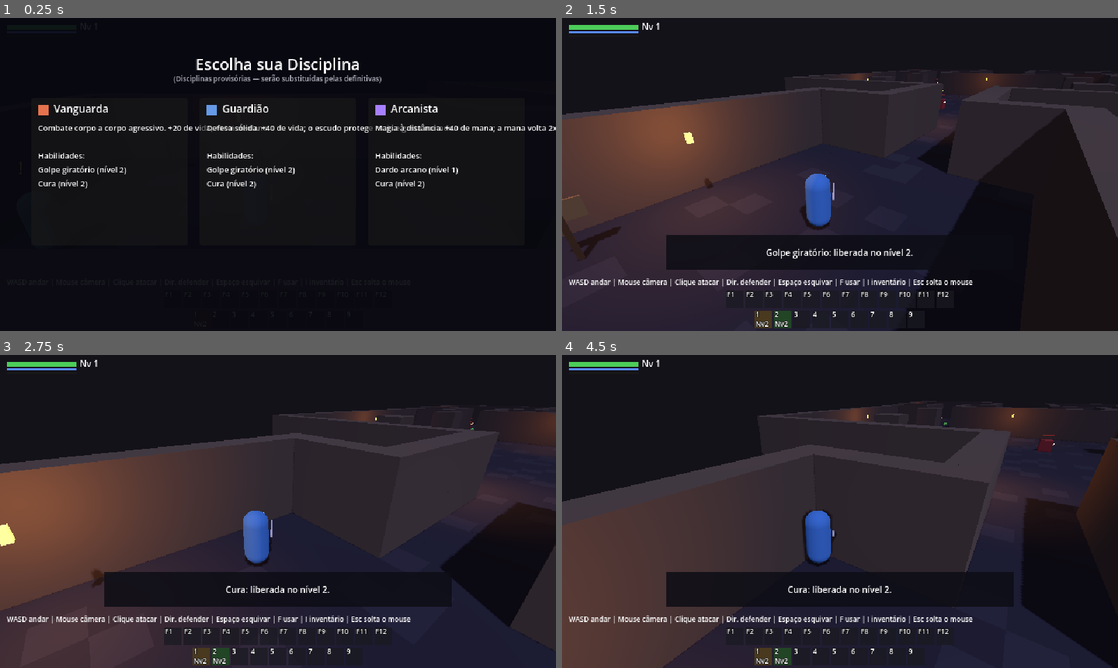
Above: before the commit, frames 1-4 (two rows, left to right).
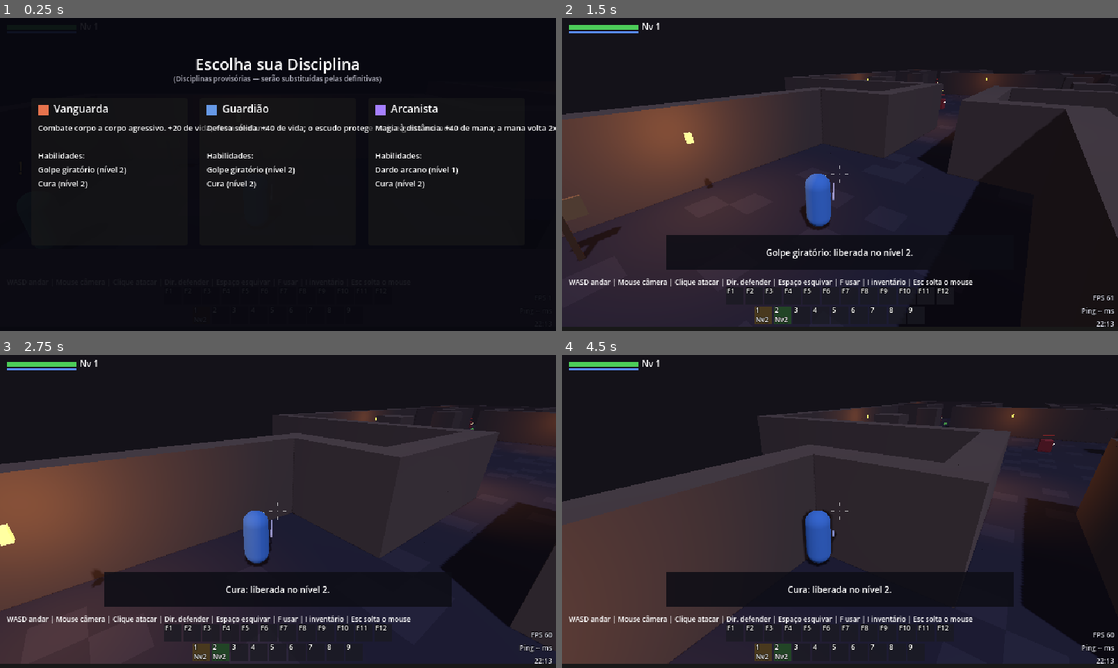
Above: after the commit, the same moments.

Repository: crisz-source/ALYSPERIN
Game: Godot game, scene res://game/world/areas/prototype_area/prototype_area.tscn
Two runs of this game, one before a commit and one after it. Both use one fixed random seed, a clock stepped at 60 frames per second and the inputs below.
Inputs (mouse positions are in pixels of both pictures, inside the frame that each line leads up to):
- Up to frame 1 (0.25 s): no input
- Up to frame 2 (1.5 s): click "Vanguarda" at 0.5 s; tap Enter (ui_accept) at 1.25 s; move the mouse to (867, 174) at 1.27 s; hold W (move_up) from 1.28 s (still down); tap 1 (ability_1) at 1.35 s; click (867, 174) at 1.42 s
- Up to frame 3 (2.75 s): keep holding W (move_up); tap Enter (ui_accept) at 1.52, 2.27 s; move the mouse to (250, 511) at 2.02 s; tap 2 (ability_2) at 2.1 s; click (250, 511) at 2.17 s
- Up to frame 4 (4.5 s): keep holding W (move_up); move the mouse to (851, 505) at 2.77 s; tap 3 (ability_3) at 2.85 s; click (851, 505) at 2.92 s; move the mouse to (834, 517) at 3.52 s; tap 4 (ability_4) at 3.6 s; click (834, 517) at 3.67 s; tap Enter (ui_accept) at 3.77, 4.25 s; move the mouse to (878, 514) at 4.27 s; tap 5 (ability_5) at 4.35 s; click (878, 514) at 4.42 s

The runs differ from the first frame. In frame 2, 1.5% of the frame differs, in the area x 0-100%, y 47-100%; in frame 3, 2.0%; in frame 4, 2.0%.

Commit message:
Mira no centro, zoom da câmera, animação de nível, barra de exp. no rodapé, FPS/Ping/hora
- Mira estilo ação: livre (branca) e mirando (vermelha) sem travar no inimigo
- Roda do mouse aproxima/afasta a câmera (3,5 a 14 m)
- Asas douradas e coroa ao subir de nível
- Barra de experiência por toda a largura embaixo; FPS, Ping (--) e hora
- Testes: 18/18 novos + 7 suítes 3D

Co-Authored-By: Claude Opus 5.5 <noreply@anthropic.com>

Diff:
--- /dev/null
+++ b/game/actors/player/level_up_effect.gd
@@ -0,0 +1,101 @@
+class_name LevelUpEffect
+extends Node3D
+## Efeito de subir de nível (PROVISÓRIO: formas simples, sem arte): duas asas
+## douradas se abrem atrás do personagem e uma coroa surge acima da cabeça,
+## com um brilho; depois tudo sobe um pouco e some. Filho do modelo do jogador.
+##
+## Só apresentação: criado pelo Player ao subir de nível e se apaga sozinho.
+
+const GOLD := Color(1.0, 0.82, 0.3)
+const DURATION: float = 1.8
+const HEAD_HEIGHT: float = 2.15
+
+var _material: StandardMaterial3D
+var _wings: Array[Node3D] = []
+var _crown: Node3D
+var _light: OmniLight3D
+
+
+func _ready() -> void:
+	_material = StandardMaterial3D.new()
+	_material.albedo_color = GOLD
+	_material.emission_enabled = true
+	_material.emission = GOLD
+	_material.emission_energy_multiplier = 2.5
+	_material.transparency = BaseMaterial3D.TRANSPARENCY_ALPHA
+	_material.shading_mode = BaseMaterial3D.SHADING_MODE_UNSHADED
+	_material.cull_mode = BaseMaterial3D.CULL_DISABLED
+	for side: float in [-1.0, 1.0]:
+		_wings.append(_build_wing(side))
+	_crown = _build_crown()
+	_light = OmniLight3D.new()
+	_light.light_color = GOLD
+	_light.omni_range = 4.0
+	_light.light_energy = 3.0
+	_light.position = Vector3(0, 1.4, 0)
+	add_child(_light)
+	_animate()
+
+
+## Asa: três "penas" achatadas em leque, presas nas costas (o modelo olha para
+## -Z, então +Z é atrás; o efeito é filho do modelo e gira junto).
+func _build_wing(side: float) -> Node3D:
+	var wing := Node3D.new()
+	wing.position = Vector3(side * 0.25, 1.35, 0.3)
+	add_child(wing)
+	for i in 3:
+		var feather := MeshInstance3D.new()
+		var mesh := PrismMesh.new()
+		mesh.size = Vector3(0.28, 1.0 - i * 0.18, 0.03)
+		feather.mesh = mesh
+		feather.material_override = _material
+		feather.position = Vector3(side * (0.35 + i * 0.22), 0.1 - i * 0.12, 0)
+		feather.rotation_degrees = Vector3(0, 0, -side * (50.0 + i * 18.0))
+		feather.cast_shadow = GeometryInstance3D.SHADOW_CASTING_SETTING_OFF
+		wing.add_child(feather)
+	wing.scale = Vector3(0.05, 0.05, 0.05)
+	return wing
+
+
+## Coroa: anel com cinco pontas acima da cabeça.
+func _build_crown() -> Node3D:
+	var crown := Node3D.new()
+	crown.position = Vector3(0, HEAD_HEIGHT, 0)
+	add_child(crown)
+	var ring := MeshInstance3D.new()
+	var torus := TorusMesh.new()
+	torus.inner_radius = 0.2
+	torus.outer_radius = 0.26
+	ring.mesh = torus
+	ring.material_override = _material
+	crown.add_child(ring)
+	for i in 5:
+		var spike := MeshInstance3D.new()
+		var prism := PrismMesh.new()
+		prism.size = Vector3(0.1, 0.18, 0.04)
+		spike.mesh = prism
+		spike.material_override = _material
+		var angle: float = TAU * i / 5.0
+		spike.position = Vector3(cos(angle) * 0.23, 0.1, sin(angle) * 0.23)
+		spike.rotation.y = -angle + PI / 2.0
+		crown.add_child(spike)
+	crown.scale = Vector3.ZERO
+	return crown
+
+
+func _animate() -> void:
+	var tween := create_tween()
+	tween.set_parallel(true)
+	for wing: Node3D in _wings:
+		tween.tween_property(wing, "scale", Vector3.ONE, 0.35).set_trans(Tween.TRANS_BACK).set_ease(Tween.EASE_OUT)
+	tween.tween_property(_crown, "scale", Vector3.ONE, 0.4).set_trans(Tween.TRANS_BACK).set_ease(Tween.EASE_OUT).set_delay(0.1)
+	tween.tween_property(_crown, "rotation:y", TAU, DURATION)
+	tween.tween_property(self, "position:y", 0.4, DURATION - 0.6).set_delay(0.6)
+	tween.tween_property(_material, "albedo_color:a", 0.0, 0.6).set_delay(DURATION - 0.6)
+	tween.tween_property(_light, "light_energy", 0.0, DURATION)
+	tween.chain().tween_callback(queue_free)
+
+
+## Para testes: o efeito tem asas e coroa montadas.
+func part_count() -> Dictionary:
+	return {"wings": _wings.size(), "crown_spikes": _crown.get_child_count() - 1}
--- a/game/actors/player/player.gd
+++ b/game/actors/player/player.gd
@@ -796,7 +796,9 @@
 
 func _on_leveled_up(new_level: int) -> void:
 	_apply_growth()
-	FloatingText.spawn(self, "Nível %d!" % new_level, global_position + Vector3.UP * (TEXT_HEIGHT + 0.5), LEVEL_UP_COLOR)
+	FloatingText.spawn(self, "Nível %d!" % new_level, global_position + Vector3.UP * (TEXT_HEIGHT + 0.8), LEVEL_UP_COLOR)
+	# Filho do modelo (que gira com o personagem): as asas ficam sempre nas costas.
+	_model.add_child(LevelUpEffect.new())
 
 
 ## Movimento pedido (teclas) convertido para o mundo, relativo à câmera:
--- a/game/actors/player/player_camera.gd
+++ b/game/actors/player/player_camera.gd
@@ -14,6 +14,10 @@
 @export var max_pitch_degrees: float = 15.0
 ## Converte a força de tremida da versão 2D (pixels) para metros.
 @export var shake_scale: float = 0.025
+## Distância da câmera (roda do mouse): mais perto / mais longe para ver o ambiente.
+@export var min_distance: float = 3.5
+@export var max_distance: float = 14.0
+@export var zoom_step: float = 1.0
 
 ## Quem a câmera segue; usado para saber se o jogador pode agir.
 var player: Player
@@ -21,9 +25,16 @@
 var _shake_strength: float = 0.0
 var _shake_time_left: float = 0.0
 var _shake_duration: float = 0.0
+## Distância desejada; o braço chega nela suavemente.
+var target_distance: float = 6.5
 
 @onready var _pitch: Node3D = $Pitch
 @onready var camera: Camera3D = $Pitch/SpringArm/Camera
+@onready var _arm: SpringArm3D = $Pitch/SpringArm
+
+
+func _ready() -> void:
+	target_distance = _arm.spring_length
 
 
 ## Para frente da câmera, no chão (sem inclinação): direção dos golpes.
@@ -66,6 +77,10 @@
 		rotate_y(-motion.relative.x * mouse_sensitivity)
 		_pitch.rotation.x = clampf(_pitch.rotation.x - motion.relative.y * mouse_sensitivity,
 			deg_to_rad(min_pitch_degrees), deg_to_rad(max_pitch_degrees))
+	elif event is InputEventMouseButton and (event as InputEventMouseButton).pressed \
+			and ((event as InputEventMouseButton).button_index == MOUSE_BUTTON_WHEEL_UP
+			or (event as InputEventMouseButton).button_index == MOUSE_BUTTON_WHEEL_DOWN):
+		zoom((event as InputEventMouseButton).button_index == MOUSE_BUTTON_WHEEL_DOWN)
 	elif event.is_action_pressed("pause"):
 		_manual_release = not _manual_release
 	elif event is InputEventMouseButton and (event as InputEventMouseButton).pressed and _manual_release:
@@ -73,7 +88,13 @@
 		get_viewport().set_input_as_handled()
 
 
+## Afasta (true) ou aproxima (false) um passo.
+func zoom(out: bool) -> void:
+	target_distance = clampf(target_distance + (zoom_step if out else -zoom_step), min_distance, max_distance)
+
+
 func _process(delta: float) -> void:
+	_arm.spring_length = move_toward(_arm.spring_length, target_distance, 12.0 * delta)
 	var wants_capture: bool = _can_control() and not _manual_release
 	var mode: Input.MouseMode = Input.MOUSE_MODE_CAPTURED if wants_capture else Input.MOUSE_MODE_VISIBLE
 	if Input.mouse_mode != mode and DisplayServer.get_name() != "headless":
--- /dev/null
+++ b/game/ui/crosshair/crosshair.gd
@@ -0,0 +1,52 @@
+class_name Crosshair
+extends Control
+## Mira no centro da tela (estilo jogos de ação com câmera livre).
+##
+## Dois visuais: livre (quatro marquinhas brancas, abertas) e "mirando" (fecha e
+## fica vermelha) quando há um inimigo no centro da tela. NÃO trava no inimigo:
+## só indica; os golpes continuam saindo para onde a câmera olha.
+## Quem decide se há inimigo na mira é o HUD (raio a partir da câmera).
+
+const IDLE_COLOR := Color(1.0, 1.0, 1.0, 0.75)
+const TARGET_COLOR := Color(1.0, 0.3, 0.25, 0.95)
+const IDLE_GAP: float = 6.0
+const TARGET_GAP: float = 3.0
+const TICK_LENGTH: float = 4.0
+
+var targeted: bool = false:
+	set(value):
+		if value != targeted:
+			targeted = value
+			queue_redraw()
+## Abertura atual (anima entre as duas posições).
+var _gap: float = IDLE_GAP
+
+
+func _ready() -> void:
+	mouse_filter = Control.MOUSE_FILTER_IGNORE
+	size = Vector2(24, 24)
+
+
+func _process(delta: float) -> void:
+	var wanted: float = TARGET_GAP if targeted else IDLE_GAP
+	if not is_equal_approx(_gap, wanted):
+		_gap = move_toward(_gap, wanted, 40.0 * delta)
+		queue_redraw()
+
+
+func _draw() -> void:
+	var c: Vector2 = size / 2.0
+	var color: Color = TARGET_COLOR if targeted else IDLE_COLOR
+	# Quatro marquinhas apontando para o centro.
+	for dir: Vector2 in [Vector2.UP, Vector2.DOWN, Vector2.LEFT, Vector2.RIGHT]:
+		draw_line(c + dir * _gap, c + dir * (_gap + TICK_LENGTH), color, 1.0)
+	if targeted:
+		# Cantos fechando sobre o alvo + ponto central.
+		var r: float = _gap + TICK_LENGTH + 1.0
+		for corner: Vector2 in [Vector2(-1, -1), Vector2(1, -1), Vector2(-1, 1), Vector2(1, 1)]:
+			var p: Vector2 = c + corner * r
+			draw_line(p, p - Vector2(corner.x * 3.0, 0), color, 1.0)
+			draw_line(p, p - Vector2(0, corner.y * 3.0), color, 1.0)
+		draw_rect(Rect2(c - Vector2.ONE, Vector2(2, 2)), color)
+	else:
+		draw_rect(Rect2(c - Vector2(0.5, 0.5), Vector2(1, 1)), color)
--- a/game/ui/hud/hud.gd
+++ b/game/ui/hud/hud.gd
@@ -1,7 +1,7 @@
 class_name Hud
 extends CanvasLayer
 ## HUD provisório: barra de vida do jogador, nível, experiência, habilidades,
-## texto de ajuda e caixa de mensagem (placas, portas...).
+## mira, FPS/ping/hora, texto de ajuda e caixa de mensagem (placas, portas...).
 ##
 ## Só escuta sinais do jogador; não decide nada do jogo. A morte tem tela
 ## própria (DeathScreen), controlada pela área.
@@ -16,17 +16,29 @@
 const SLOT_GAP: float = 2.0
 const EMPTY_SLOT_COLOR := Color(0.1, 0.1, 0.13, 0.75)
 ## Topo de cada fileira (tela 640x360): F1-F12 em cima, 1-9 embaixo.
-const ROW_F_Y: float = 314.0
-const ROW_NUMBERS_Y: float = 337.0
+const ROW_F_Y: float = 310.0
+const ROW_NUMBERS_Y: float = 332.0
+## Barra de experiência: faixa por toda a largura, abaixo da barra de habilidades.
+const XP_BAR_RECT := Rect2(0, 355, 640, 5)
+## Distância máxima em que a mira reconhece um inimigo (m).
+const CROSSHAIR_RANGE: float = 40.0
+## Camadas que o raio da mira enxerga: mundo (bloqueia) e inimigos.
+const CROSSHAIR_MASK: int = 1 | 4
+## Ping: sem servidor ainda (co-op é a Fase 7) -> mostra "--".
+const PING_PLACEHOLDER := "--"
 
 var _message_time_left: float = 0.0
 var _player: Player
+var _crosshair: Crosshair
+var _stats_label: Label
+var _stats_clock: float = 0.0
 
 @onready var _health_fill: ColorRect = $PlayerHealth/Fill
 @onready var _help_label: Label = $HelpPlaceholder
 @onready var _message_box: Control = $MessageBox
 @onready var _message_label: Label = $MessageBox/Text
 @onready var _level_label: Label = $LevelLabel
+@onready var _xp_bar: ColorRect = $XpBar
 @onready var _xp_fill: ColorRect = $XpBar/Fill
 @onready var _ability_bar: Control = $AbilityBar
 @onready var _mana_fill: ColorRect = $PlayerMana/Fill
@@ -36,6 +48,26 @@
 func _ready() -> void:
 	_help_label.text = help_text
 	_message_box.visible = false
+	# Layout definido aqui (e não na cena) para estas peças acompanharem a barra
+	# de habilidades e a resolução 640x360.
+	_xp_bar.position = XP_BAR_RECT.position
+	_xp_bar.size = XP_BAR_RECT.size
+	_xp_fill.size = XP_BAR_RECT.size
+	_crosshair = Crosshair.new()
+	_crosshair.name = "Crosshair"
+	add_child(_crosshair)
+	_crosshair.position = Vector2(320, 180) - _crosshair.size / 2.0
+	_stats_label = Label.new()
+	_stats_label.name = "Stats"
+	_stats_label.position = Vector2(556, 316)
+	_stats_label.size = Vector2(80, 36)
+	_stats_label.horizontal_alignment = HORIZONTAL_ALIGNMENT_RIGHT
+	_stats_label.add_theme_font_size_override("font_size", 8)
+	_stats_label.add_theme_constant_override("outline_size", 2)
+	_stats_label.add_theme_color_override("font_outline_color", Color.BLACK)
+	_stats_label.add_theme_color_override("font_color", Color(0.85, 0.85, 0.9))
+	add_child(_stats_label)
+	_update_stats()
 
 
 func bind_player(player: Player) -> void:
@@ -70,6 +102,11 @@
 
 func _process(delta: float) -> void:
 	_update_ability_bar()
+	_update_crosshair()
+	_stats_clock -= delta
+	if _stats_clock <= 0.0:
+		_stats_clock = 0.5
+		_update_stats()
 	if _message_time_left <= 0.0:
 		return
 	_message_time_left -= delta
@@ -173,6 +210,34 @@
 		shade.position.y = SLOT - shade.size.y
 
 
+## A mira fica vermelha se o centro da tela aponta para um inimigo (sem travar).
+## Escondida quando o jogador não pode agir (inventário, diálogo, morte).
+func _update_crosshair() -> void:
+	if _player == null:
+		return
+	_crosshair.visible = not _player.input_blocked and not _player.health.is_dead
+	_crosshair.targeted = _crosshair.visible and enemy_in_crosshair() != null
+
+
+## Inimigo no centro da tela (raio a partir da câmera; paredes bloqueiam), ou null.
+func enemy_in_crosshair() -> BasicEnemy:
+	var cam: Camera3D = _player.camera_rig().camera
+	var center: Vector2 = cam.get_viewport().get_visible_rect().size / 2.0
+	var from: Vector3 = cam.project_ray_origin(center)
+	var to: Vector3 = from + cam.project_ray_normal(center) * CROSSHAIR_RANGE
+	var query := PhysicsRayQueryParameters3D.create(from, to, CROSSHAIR_MASK)
+	query.exclude = [_player.get_rid()]
+	var hit: Dictionary = cam.get_world_3d().direct_space_state.intersect_ray(query)
+	var enemy := hit.get("collider") as BasicEnemy
+	return enemy if enemy and not enemy.health.is_dead else null
+
+
+## FPS, ping e hora no canto inferior direito.
+func _update_stats() -> void:
+	var now: Dictionary = Time.get_time_dict_from_system()
+	_stats_label.text = "FPS %d\nPing %s ms\n%02d:%02d" % [Engine.get_frames_per_second(), PING_PLACEHOLDER, now["hour"], now["minute"]]
+
+
 ## Canto superior direito: a primeira missão ativa e o progresso.
 func _update_quest_tracker() -> void:
 	var active: Array[QuestData] = _player.quest_log.active_quests()
@@ -196,7 +261,7 @@
 
 func _on_xp_changed(xp: int, xp_to_next: int) -> void:
 	_level_label.text = "Nv %d" % _player.stats.level
-	_xp_fill.scale.x = float(xp) / float(xp_to_next)
+	_xp_fill.scale.x = 1.0 if _player.stats.is_max_level() else float(xp) / float(xp_to_next)
 
 
 func _on_player_health_changed(current: int, maximum: int) -> void:
Not shown, added: game/actors/player/level_up_effect.gd.uid
Not shown, added: game/ui/crosshair/crosshair.gd.uid
Not shown, changed: documentation/DEVLOG.md
Not shown, changed: documentation/worklog/2026-11-07-migracao-3d.md
